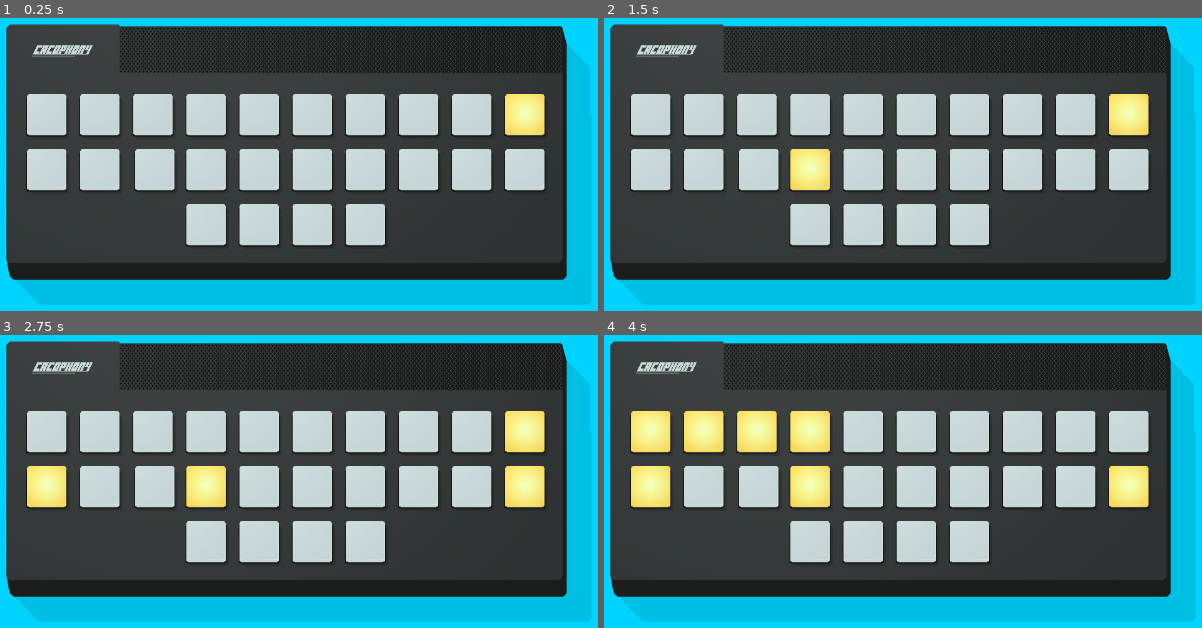
Above: before the commit, frames 1-4 (two rows, left to right).
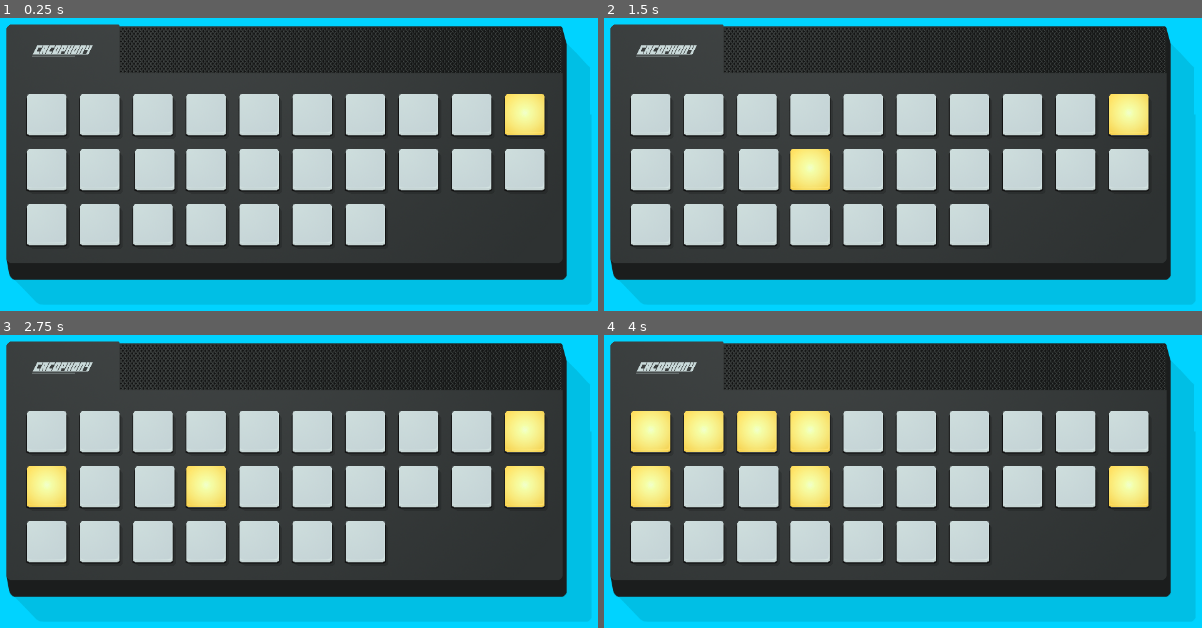
Above: after the commit, the same moments.

Repository: winterbeak/cacophony-t35x
Game: Godot game, scene res://Main.tscn
Two runs of this game, one before a commit and one after it. Both use one fixed random seed, a clock stepped at 60 frames per second and the inputs below.
Inputs:
- Up to frame 1 (0.25 s): no input
- Up to frame 2 (1.5 s): tap Enter at 0.5 s; tap Space at 1.25 s
- Up to frame 3 (2.75 s): tap Enter at 2 s
- Up to frame 4 (4 s): no input

The runs differ from the first frame. In frame 1, 2.9% of the frame differs, in the area x 4-29%, y 63-79%; in frame 2, 2.9%; in frame 3, 2.9%; in frame 4, 2.9%.

Commit message:
Add memory component

Diff:
--- a/Analog Cacophony/scenes/Grid.gd
+++ b/Analog Cacophony/scenes/Grid.gd
@@ -22,6 +22,7 @@
 	$NumberComponent.position.x = Constants.LIGHT_DISTANCE_HORIZ * 9
 
 	# Row 3 position setting
+	$MemoryComponent.position.y = Constants.LIGHT_DISTANCE_VERT * 2
 	$DirectionComponent.position.y = Constants.LIGHT_DISTANCE_VERT * 2
 	$AlternateComponent.position.y = Constants.LIGHT_DISTANCE_VERT * 2
 
@@ -51,5 +52,7 @@
 		$DirectionComponent.activate(3)
 	elif timer % 600 == 500:
 		$VolumeComponent.activate(5)
+	elif timer % 600 == 550:
+		$MemoryComponent.activate(5)
 
 	timer += 1
--- a/Analog Cacophony/scenes/Grid.tscn
+++ b/Analog Cacophony/scenes/Grid.tscn
@@ -12,6 +12,7 @@
 [ext_resource path="res://scenes/components/OnceComponent.tscn" type="PackedScene" id=10]
 [ext_resource path="res://scenes/components/AlternateComponent.tscn" type="PackedScene" id=11]
 [ext_resource path="res://scenes/components/DirectionComponent.tscn" type="PackedScene" id=12]
+[ext_resource path="res://scenes/components/MemoryComponent.tscn" type="PackedScene" id=13]
 
 [node name="Grid" type="Node2D"]
 script = ExtResource( 2 )
@@ -34,6 +35,8 @@
 
 [node name="NumberComponent" parent="." instance=ExtResource( 9 )]
 
+[node name="MemoryComponent" parent="." instance=ExtResource( 13 )]
+
 [node name="DirectionComponent" parent="." instance=ExtResource( 12 )]
 
 [node name="AlternateComponent" parent="." instance=ExtResource( 11 )]
--- /dev/null
+++ b/Analog Cacophony/scenes/components/MemoryComponent.tscn
@@ -0,0 +1,21 @@
+[gd_scene load_steps=4 format=2]
+
+[ext_resource path="res://scripts/components/MemoryComponent.gd" type="Script" id=1]
+[ext_resource path="res://scenes/Light.tscn" type="PackedScene" id=2]
+[ext_resource path="res://scenes/components/BaseComponent.tscn" type="PackedScene" id=3]
+
+[node name="MemoryComponent" instance=ExtResource( 3 )]
+script = ExtResource( 1 )
+
+[node name="NextBeepTimer" type="Timer" parent="." index="1"]
+
+[node name="Light3" parent="." index="2" instance=ExtResource( 2 )]
+key = "c"
+
+[node name="Light2" parent="." index="3" instance=ExtResource( 2 )]
+key = "x"
+
+[node name="Light1" parent="." index="4" instance=ExtResource( 2 )]
+key = "z"
+
+[connection signal="timeout" from="NextBeepTimer" to="." method="_on_NextBeepTimer_timeout"]
--- /dev/null
+++ b/Analog Cacophony/scripts/components/MemoryComponent.gd
@@ -0,0 +1,48 @@
+extends "res://scripts/components/BaseComponent.gd"
+
+# When you activate this component, the amount of "dead time" at the
+# start when the player cannot press anything is at most
+# BEEP_TIME * 2.
+
+const BEEP_COUNT: int = 3
+var current_beep: int = 0
+var current_press: int = 0
+var sequence: Array = []
+
+const BEEP_TIME: float = 0.5
+onready var next_beep_timer: Timer = $NextBeepTimer
+
+func _ready() -> void:
+	# Lights from left to right
+	lights = [$Light1, $Light2, $Light3]
+	lights[1].position.x = Constants.LIGHT_DISTANCE_HORIZ
+	lights[2].position.x = Constants.LIGHT_DISTANCE_HORIZ * 2
+
+func start() -> void:
+	sequence = [0, 1, 2]
+	sequence.shuffle()
+
+	current_beep = 0
+	current_press = 0
+	lights[sequence[0]].turn_on()
+	next_beep_timer.start(BEEP_TIME)
+
+func on_key_press(key: String) -> void:
+	lights[sequence[current_press]].turn_off()
+	if key != lights[sequence[current_press]].key:
+		fail()
+	elif current_press == BEEP_COUNT - 1:
+		deactivate()
+	else:
+		current_press += 1
+
+func _on_NextBeepTimer_timeout():
+	current_beep += 1
+	if current_beep == BEEP_COUNT:
+		next_beep_timer.stop()
+		lights[0].turn_on()
+		lights[1].turn_on()
+		lights[2].turn_on()
+	else:
+		lights[sequence[current_beep - 1]].turn_off()
+		lights[sequence[current_beep]].turn_on()
Not shown: 1 places in Analog Cacophony/scenes/Grid.tscn that only renumber resources
